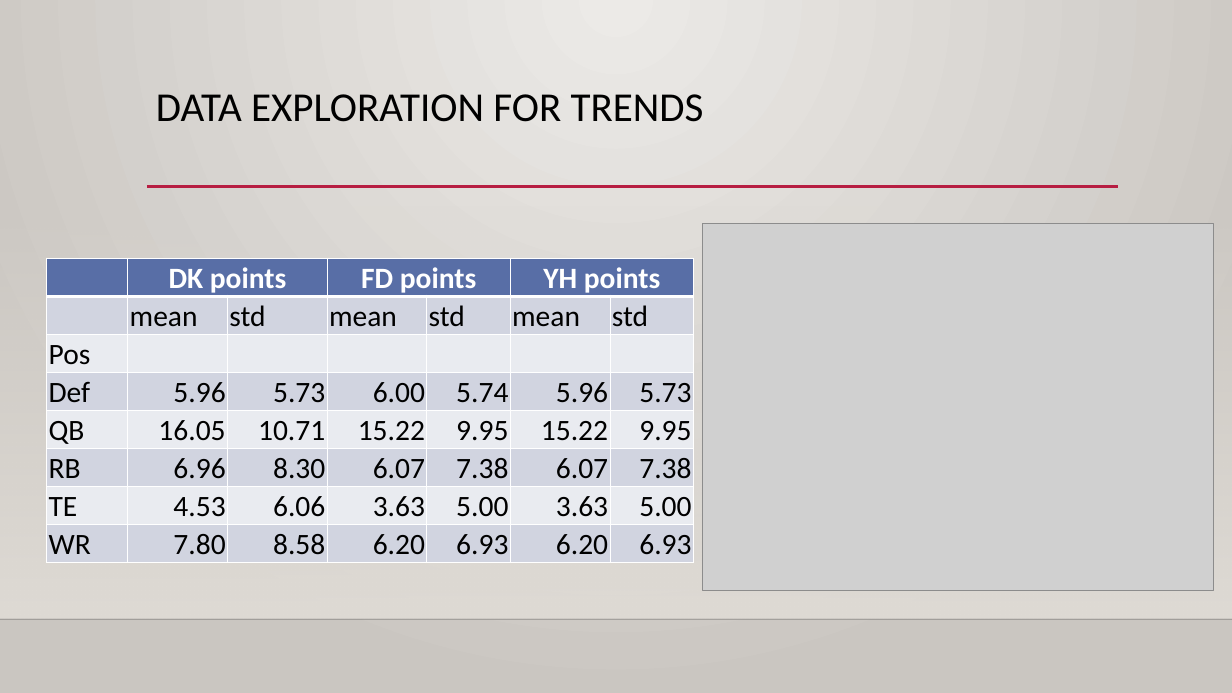
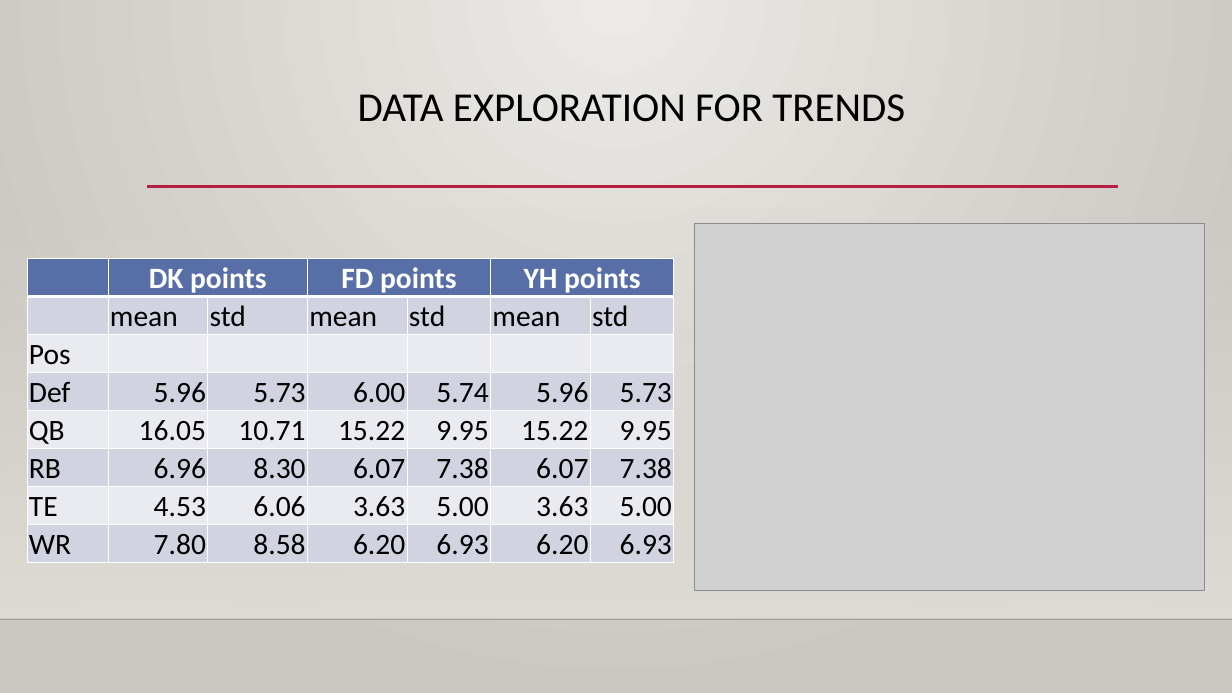
Before and after one commit to hjgoode3/NYCDSA_Python_Project, a slide deck: slide 7 of HG_Project_Presentation.pptx (slide 6 before the commit). Drawn at 1232x693 pixels with LibreOffice and Linux fonts; fonts in the diff are those of the drawing; grey boxes stand for pictures; background and template pictures are left out. Boxes give left, top, right and bottom in pixels: in the first picture for what was removed or moved away, otherwise in the second. Text is boxed around its words. In the diff, an @@ line names an element or a change of style, - is before the commit and + after.

Commit message:
Presentation Formatting- Final

```diff
--- a/HG_Project_Presentation.pptx
+++ b/HG_Project_Presentation.pptx
@@ title "DATA EXPLORATION FOR TRENDS" at bbox=[358, 94, 905, 122]: alignment left to centre @@
@@ picture: place and size @@
-picture at bbox=[703, 224, 1214, 591]
+picture at bbox=[694, 224, 1205, 591]
@@ table: place and size @@
-table at bbox=[47, 259, 694, 559]
+table at bbox=[27, 259, 674, 559]
```
Also in this commit, not shown: 3 other slides changed.
